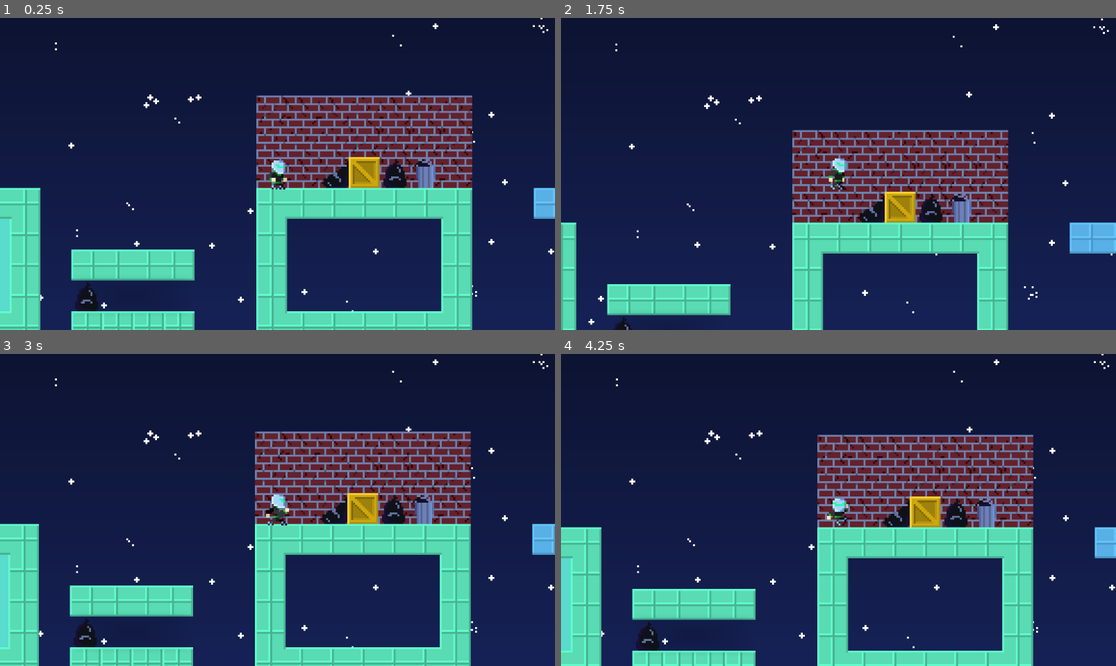
Above: before the commit, frames 1-4 (two rows, left to right).
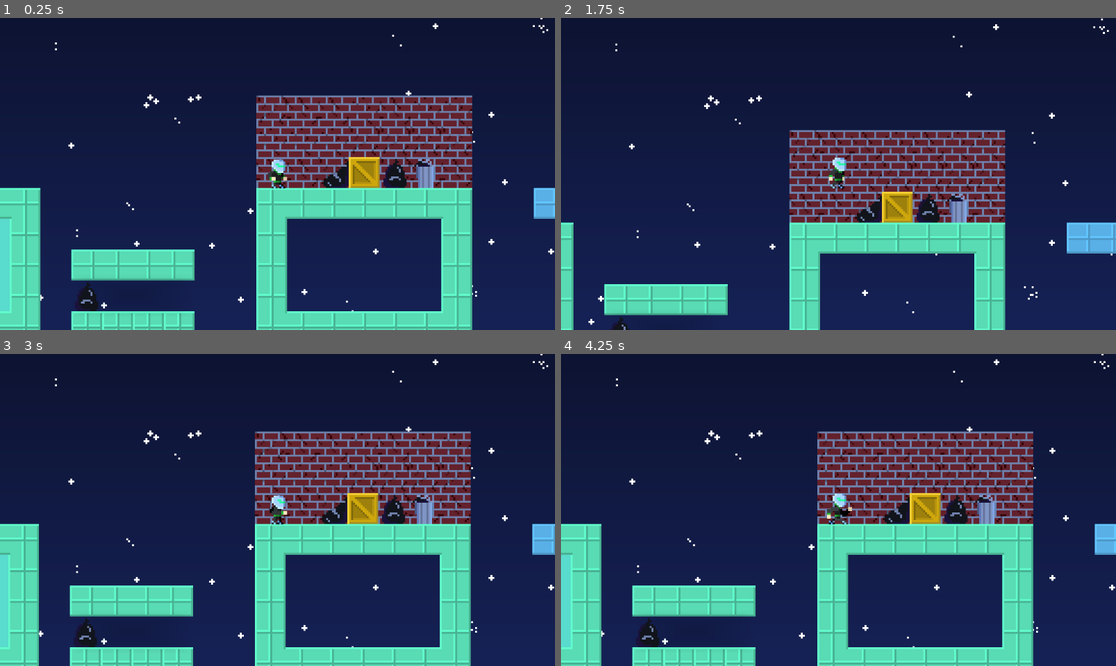
Above: after the commit, the same moments.

Repository: reneelias/Godot-2D-Platformer
Game: Godot game, scene res://Scenes/main.tscn
Same seed, same stepped clock (60 frames per second), same inputs: the game is played once before the commit and once after it.
Inputs:
- Up to frame 1 (0.25 s): no input
- Up to frame 2 (1.75 s): hold R 0.53-1.28 s; hold D from 0.53 s (still down); tap Space (Jump) at 0.77, 1.52 s; tap R at 1.35 s
- Up to frame 3 (3 s): release D at 2.03 s; hold A 2.03-2.78 s; hold R 2.03-2.78 s; hold D from 2.78 s (still down); tap R at 2.85 s
- Up to frame 4 (4.25 s): keep holding D; tap Space (Jump) at 3.02, 3.77 s; hold R from 3.53 s (still down)

The runs differ from the first frame. In frame 1, 0.1% of the frame differs, in the area x 48-52%, y 45-56%; in frame 2, 7.7%; in frame 3, 0.2%; in frame 4, 13%, in the area x 0-100%, y 24-100%.

Commit message:
couple small changes

Diff:
--- a/2d-platformer/ObjectScenes/Player.tscn
+++ b/2d-platformer/ObjectScenes/Player.tscn
@@ -271,6 +271,7 @@
 
 [node name="Sprite2D" type="Sprite2D" parent="."]
 texture = ExtResource("3_akhjb")
+offset = Vector2(0, -0.5)
 hframes = 4
 vframes = 5
 
--- a/2d-platformer/Scenes/main.tscn
+++ b/2d-platformer/Scenes/main.tscn
@@ -251,7 +251,7 @@
 
 [node name="Player" parent="." instance=ExtResource("4_jjvhh")]
 z_index = 5
-position = Vector2(155, -105)
+position = Vector2(155, -104)
 moveSpeed = 5.0
 jumpSpeed = 80.0
 friction = 0.1
@@ -275,7 +275,7 @@
 tile_set = SubResource("TileSet_6bp64")
 
 [node name="Scenery_Background" type="TileMapLayer" parent="TileMapLayers"]
-modulate = Color(0.53234, 0.561046, 0.762514, 1)
+modulate = Color(0.623059, 0.650061, 0.824616, 1)
 light_mask = 2
 z_index = -50
 texture_filter = 1
